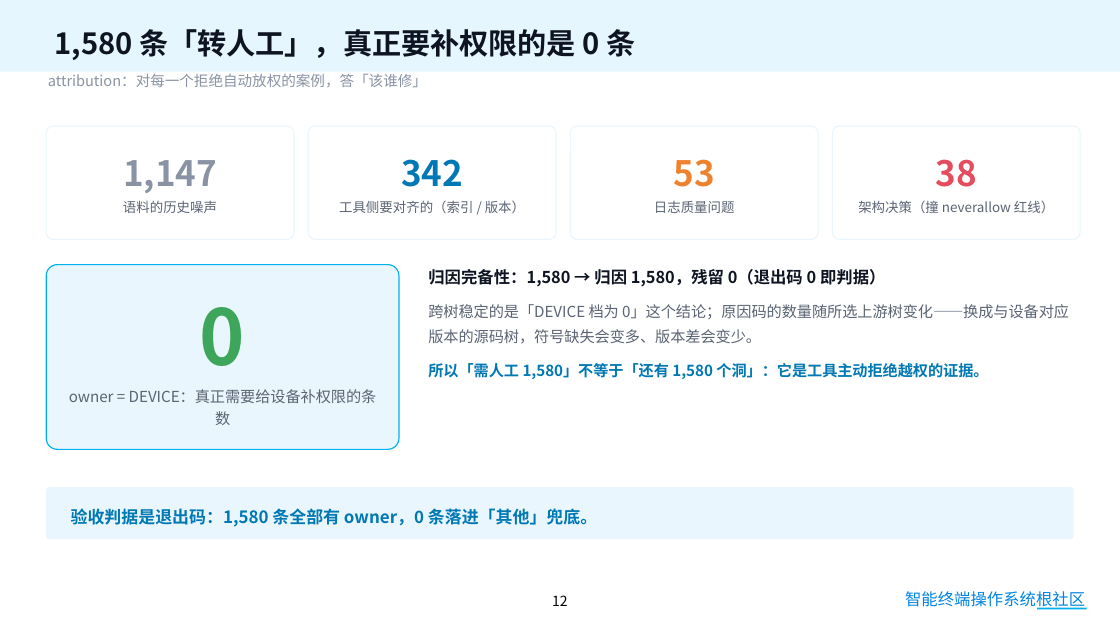
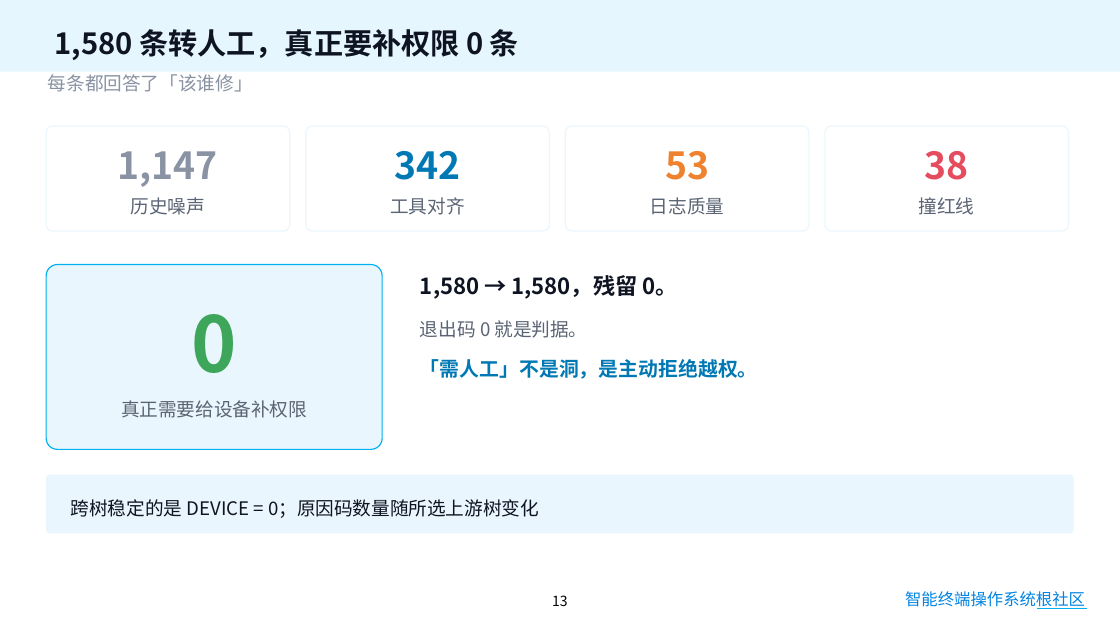
Before and after one commit to asymecat/policy_loop, a slide deck: slide 13 of docs/policy_loop-答辩.pptx (slide 12 before the commit). Drawn at 1120x630 pixels with LibreOffice and Linux fonts; fonts in the diff are those of the drawing; background and template pictures are left out. Boxes give left, top, right and bottom in pixels: in the first picture for what was removed or moved away, otherwise in the second. Text is boxed around its words. In the diff, an @@ line names an element or a change of style, - is before the commit and + after.

```diff
--- a/docs/policy_loop-答辩.pptx
+++ b/docs/policy_loop-答辩.pptx
@@ text at bbox=[54, 29, 519, 60]: text changed @@
-1,580 条「转人工」，真正要补权限的是 0 条
+1,580 条转人工，真正要补权限 0 条
@@ text at bbox=[48, 74, 253, 92]: text changed; size 12.5 to 16 pt @@
-attribution：对每一个拒绝自动放权的案例，答「该谁修」
+每条都回答了「该谁修」
@@ rounded rectangle "1,147": place and size @@
-rounded rectangle "1,147" at bbox=[46, 126, 294, 239]
+rounded rectangle "1,147" at bbox=[46, 126, 290, 231]
@@ rounded rectangle "342": place and size @@
-rounded rectangle "342" at bbox=[308, 126, 556, 239]
+rounded rectangle "342" at bbox=[306, 126, 549, 231]
@@ rounded rectangle "53": place and size @@
-rounded rectangle "53" at bbox=[571, 126, 818, 239]
+rounded rectangle "53" at bbox=[565, 126, 809, 231]
@@ rounded rectangle "38": place and size @@
-rounded rectangle "38" at bbox=[833, 126, 1081, 239]
+rounded rectangle "38" at bbox=[825, 126, 1069, 231]
@@ text in rounded rectangle at bbox=[118, 151, 218, 187]: size 30 to 32 pt in "1,147"; more space between paragraphs @@
@@ text in rounded rectangle at bbox=[394, 151, 460, 180]: size 30 to 32 pt in "342"; more space between paragraphs @@
@@ text in rounded rectangle at bbox=[665, 151, 709, 180]: size 30 to 32 pt in "53"; more space between paragraphs @@
@@ text in rounded rectangle at bbox=[925, 151, 969, 180]: size 30 to 32 pt in "38"; more space between paragraphs @@
@@ text in rounded rectangle at bbox=[131, 197, 205, 215]: text changed; size 11.5 to 16 pt @@
-语料的历史噪声
+历史噪声
@@ text in rounded rectangle at bbox=[390, 197, 465, 215]: text changed; size 11.5 to 16 pt @@
-工具侧要对齐的（索引 / 版本）
+工具对齐
@@ text in rounded rectangle at bbox=[650, 197, 725, 215]: text changed; size 11.5 to 16 pt @@
-日志质量问题
+日志质量
@@ text in rounded rectangle at bbox=[919, 197, 975, 215]: text changed; size 11.5 to 16 pt @@
-架构决策（撞 neverallow 红线）
+撞红线
@@ rounded rectangle "0": place and size @@
-rounded rectangle "0" at bbox=[46, 265, 399, 450]
+rounded rectangle "0" at bbox=[46, 265, 382, 450]
@@ text at bbox=[420, 275, 758, 379]: text changed; size 13 to 17 pt; text colour #5B6474 to #0078B4 @@
-归因完备性：1,580 → 归因 1,580，残留 0（退出码 0 即判据）
-跨树稳定的是「DEVICE 档为 0」这个结论；原因码的数量随所选上游树变化——换成与设备对应版本的源码树，符号缺失会变多、版本差会变少。
-所以「需人工 1,580」不等于「还有 1,580 个洞」：它是工具主动拒绝越权的证据。
+1,580 → 1,580，残留 0。
+退出码 0 就是判据。
+「需人工」不是洞，是主动拒绝越权。
@@ text in rounded rectangle at bbox=[191, 314, 236, 373]: more space between paragraphs @@
@@ text in rounded rectangle at bbox=[121, 400, 307, 418]: text changed; size 13 to 16 pt @@
-owner = DEVICE：真正需要给设备补权限的条数
+真正需要给设备补权限
@@ rounded rectangle added at bbox=[46, 475, 1074, 534], fill #EAF6FD, 16 pt, text #0F1423 @@
+跨树稳定的是 DEVICE = 0；原因码数量随所选上游树变化
@@ rounded rectangle removed at bbox=[46, 487, 1074, 539] @@
-验收判据是退出码：1,580 条全部有 owner，0 条落进「其他」兜底。
@@ page number at bbox=[552, 595, 568, 606]: text changed @@
-12
+13
@@ text "智能终端操作系统根社区" at bbox=[905, 591, 1085, 609]: text colour #0284E2 to gradient #0284E2 to #00B050 @@
```
Also in this commit, not shown: 20 other slides changed, 1 slide added, 1 other file.
